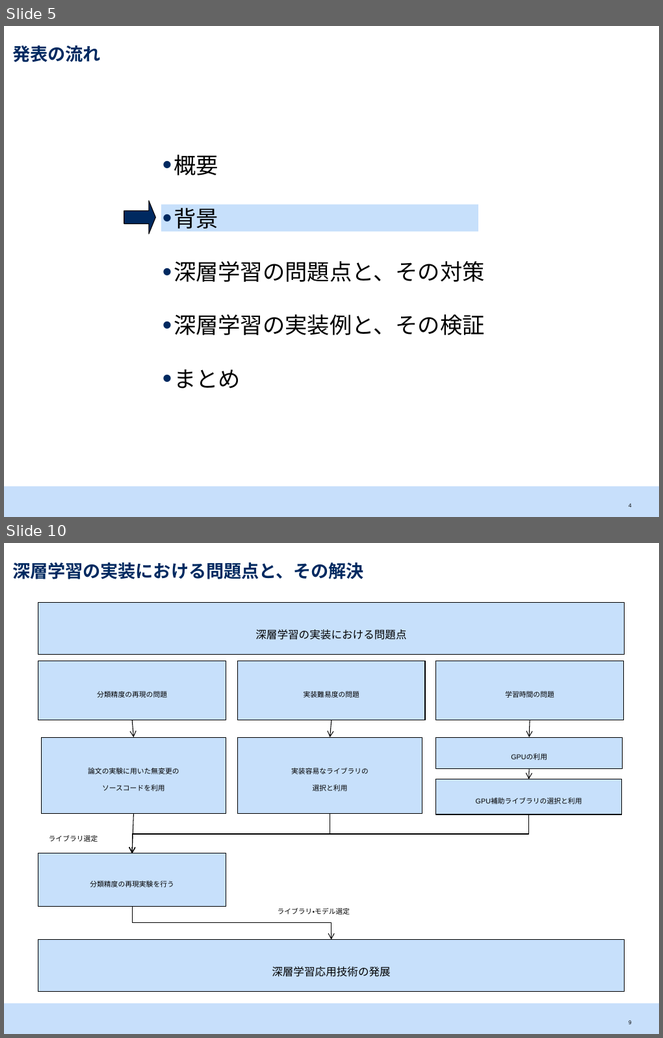
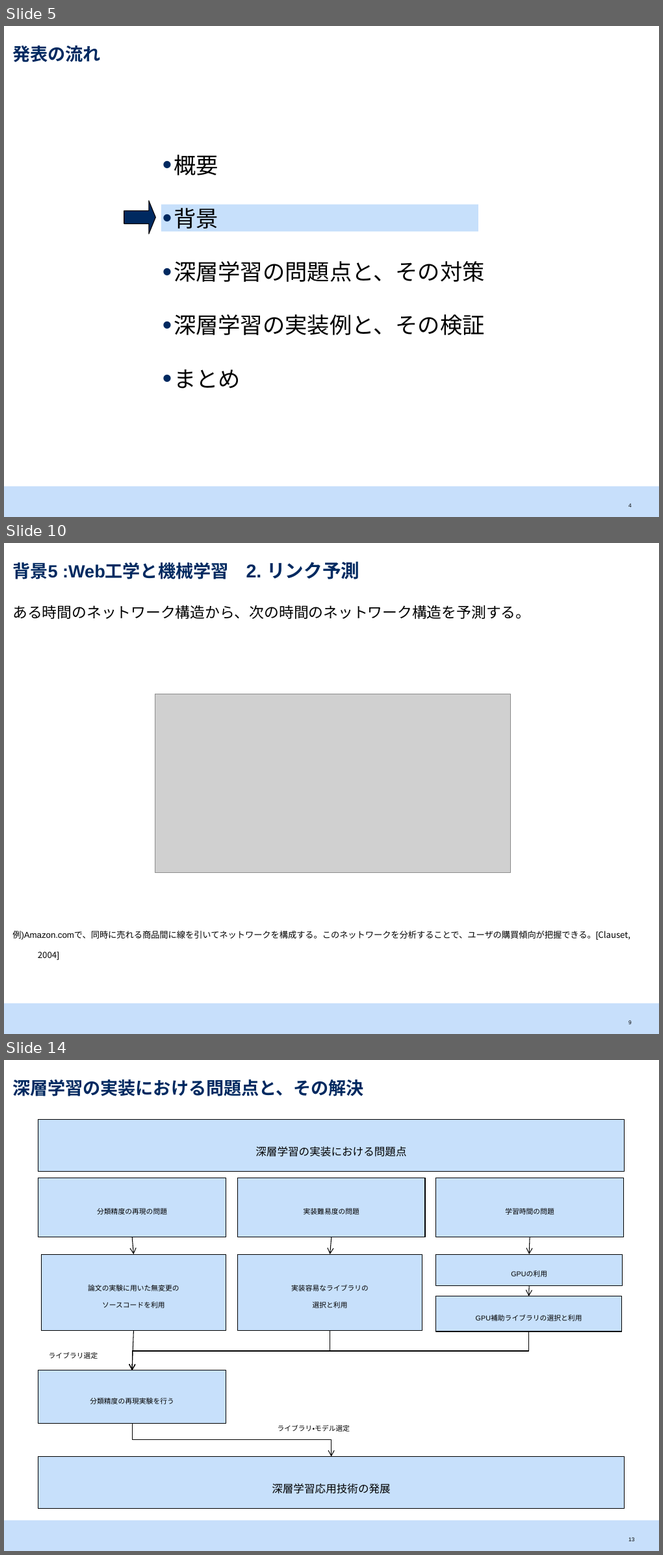
Before and after one commit to srtk/sotsuron, a slide deck: doc/sotsuron_defense/bd.pptx. Shown one above the other, each under a label of ours: slides 5 and 10 before the commit, slides 5, 10 and 14 after it; the slides between them are not shown. The pictures are 663x1038 and 663x1555 pixels, drawn with LibreOffice and Linux fonts; fonts in the diff are those of the drawing; grey boxes stand for pictures. Boxes give left, top, right and bottom in pixels: in the first picture for what was removed or moved away, otherwise in the second. Text is boxed around its words. In the diff, an @@ line names an element or a change of style, - is before the commit and + after.

```diff
--- a/doc/sotsuron_defense/bd.pptx
+++ b/doc/sotsuron_defense/bd.pptx
@@ slide 10 added at (4,543,659,1034), background #FFFFFF; not listed: 1 template element that a slide beside it also shows @@
@@ title added at (12,561,360,579), 19 pt, text #002960, bold @@
+背景5 :Web工学と機械学習 2. リンク予測
@@ text added at (12,605,530,619), 16 pt, text #000000 @@
+ある時間のネットワーク構造から、次の時間のネットワーク構造を予測する。
@@ picture added at (155,694,511,873) @@
@@ text added at (12,931,631,960), 16 pt, text #000000 @@
+例)Amazon.comで、同時に売れる商品間に線を引いてネットワークを構成する。このネットワークを分析することで、ユーザの購買傾向が把握できる。[Clauset, 2004]
@@ page number added at (629,1021,632,1025), 10 pt, text #000000 @@
+9
@@ what was slide 10 is now slide 14 @@
@@ page number at (629,1538,634,1542): text changed @@
-9
+13
```
Also in this commit, not shown: 5 slides changed, 12 other slides added, 6 other files.
